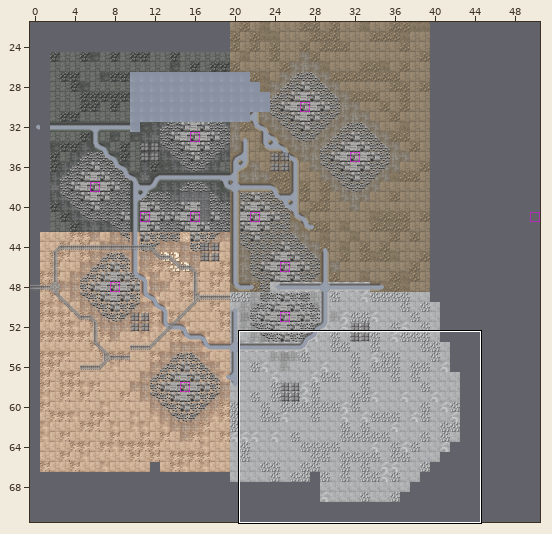
One commit to this Tiled map: command/layerauto/test/layerauto_example_answer.tmx. Above, an overview of the earlier version with the close-up marked.
Close-up. Before:
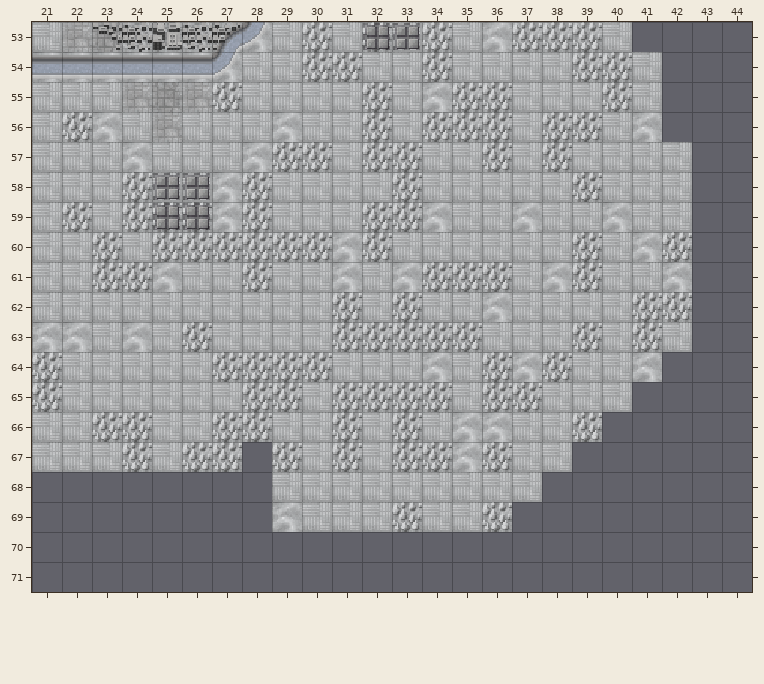
Cells are 20x20 px. Shown: x 21..44, y 53..71. The commit also changed other parts of the map, which this record leaves out.
The same view after the edit:
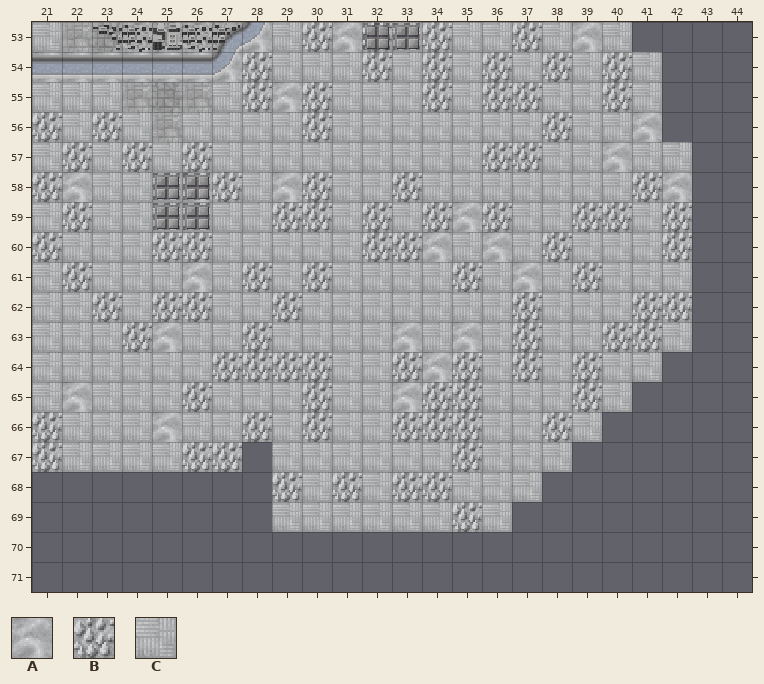
Key: from "巴巴罗萨计划(N4版)地块byXs": A 82, B 83, C 100.
_ is an empty cell.
The exact change:
{"where": "layer \"Ground\""}
{"y":53,"x":31,"old":"C","new":"A"}
{"y":53,"x":36,"old":"A","new":"C"}
{"y":53,"x":38,"old":"BB","new":"CA"}
{"y":54,"x":28,"old":"C","new":"B"}
{"y":54,"x":30,"old":"BBC","new":"CCB"}
{"y":54,"x":36,"old":"C","new":"B"}
{"y":54,"x":38,"old":"CB","new":"BC"}
{"y":55,"x":27,"old":"BCCC","new":"CBAB"}
{"y":55,"x":32,"old":"B","new":"C"}
{"y":55,"x":34,"old":"AB","new":"BC"}
{"y":55,"x":37,"old":"C","new":"B"}
{"y":56,"x":21,"old":"CBA","new":"BCB"}
{"y":56,"x":29,"old":"AC","new":"CB"}
{"y":56,"x":32,"old":"B","new":"C"}
{"y":56,"x":34,"old":"BBB","new":"CCC"}
{"y":56,"x":39,"old":"B","new":"C"}
{"y":57,"x":22,"old":"C","new":"B"}
{"y":57,"x":24,"old":"A","new":"B"}
{"y":57,"x":26,"old":"C","new":"B"}
{"y":57,"x":28,"old":"ABB","new":"CCC"}
{"y":57,"x":32,"old":"BB","new":"CC"}
{"y":57,"x":37,"old":"CB","new":"BC"}
{"y":57,"x":40,"old":"C","new":"A"}
{"y":58,"x":21,"old":"CC","new":"BA"}
{"y":58,"x":24,"old":"B","new":"C"}
{"y":58,"x":26,"old":"CABCC","new":"ABCAB"}
{"y":58,"x":39,"old":"B","new":"C"}
{"y":58,"x":41,"old":"CC","new":"BA"}
{"y":59,"x":24,"old":"BBBABCC","new":"CCCCCBB"}
{"y":59,"x":33,"old":"BACCA","new":"CBABC"}
{"y":59,"x":39,"old":"CA","new":"BB"}
{"y":59,"x":42,"old":"C","new":"B"}
{"y":60,"x":21,"old":"C","new":"B"}
{"y":60,"x":23,"old":"B","new":"C"}
{"y":60,"x":27,"old":"BBBBA","new":"CCCCC"}
{"y":60,"x":33,"old":"CC","new":"BA"}
{"y":60,"x":36,"old":"C","new":"A"}
{"y":60,"x":38,"old":"CB","new":"BC"}
{"y":60,"x":41,"old":"A","new":"C"}
{"y":61,"x":22,"old":"CBBAC","new":"BCCCA"}
{"y":61,"x":30,"old":"CA","new":"BC"}
{"y":61,"x":33,"old":"AB","new":"CC"}
{"y":61,"x":36,"old":"BCA","new":"CAC"}
{"y":61,"x":42,"old":"A","new":"C"}
{"y":62,"x":23,"old":"C","new":"B"}
{"y":62,"x":25,"old":"CC","new":"BB"}
{"y":62,"x":29,"old":"C","new":"B"}
{"y":62,"x":31,"old":"B","new":"C"}
{"y":62,"x":33,"old":"B","new":"C"}
{"y":62,"x":36,"old":"AC","new":"CB"}
{"y":63,"x":21,"old":"AA","new":"CC"}
{"y":63,"x":24,"old":"ACB","new":"BAC"}
{"y":63,"x":28,"old":"C","new":"B"}
{"y":63,"x":31,"old":"BBBBB","new":"CCACA"}
{"y":63,"x":37,"old":"C","new":"B"}
{"y":63,"x":39,"old":"BC","new":"CB"}
{"y":64,"x":21,"old":"B","new":"C"}
{"y":64,"x":33,"old":"C","new":"B"}
{"y":64,"x":35,"old":"CBABC","new":"BCBCB"}
{"y":64,"x":41,"old":"A","new":"C"}
{"y":65,"x":21,"old":"BC","new":"CA"}
{"y":65,"x":26,"old":"C","new":"B"}
{"y":65,"x":28,"old":"BBCBBB","new":"CCBCCA"}
{"y":65,"x":35,"old":"CBB","new":"BCC"}
{"y":65,"x":39,"old":"C","new":"B"}
{"y":66,"x":21,"old":"C","new":"B"}
{"y":66,"x":23,"old":"BBC","new":"CCA"}
{"y":66,"x":27,"old":"B","new":"C"}
{"y":66,"x":30,"old":"CB","new":"BC"}
{"y":66,"x":34,"old":"CAA","new":"BBC"}
{"y":66,"x":38,"old":"CB","new":"BC"}
{"y":67,"x":21,"old":"C","new":"B"}
{"y":67,"x":24,"old":"B","new":"C"}
{"y":67,"x":29,"old":"B","new":"C"}
{"y":67,"x":31,"old":"B","new":"C"}
{"y":67,"x":33,"old":"BBAB","new":"CCBC"}
{"y":68,"x":29,"old":"C","new":"B"}
{"y":68,"x":31,"old":"C","new":"B"}
{"y":68,"x":33,"old":"CC","new":"BB"}
{"y":69,"x":29,"old":"A","new":"C"}
{"y":69,"x":33,"old":"B","new":"C"}
{"y":69,"x":35,"old":"CB","new":"BC"}
{"label":"changed","picture_box":[32,22,692,532]}
